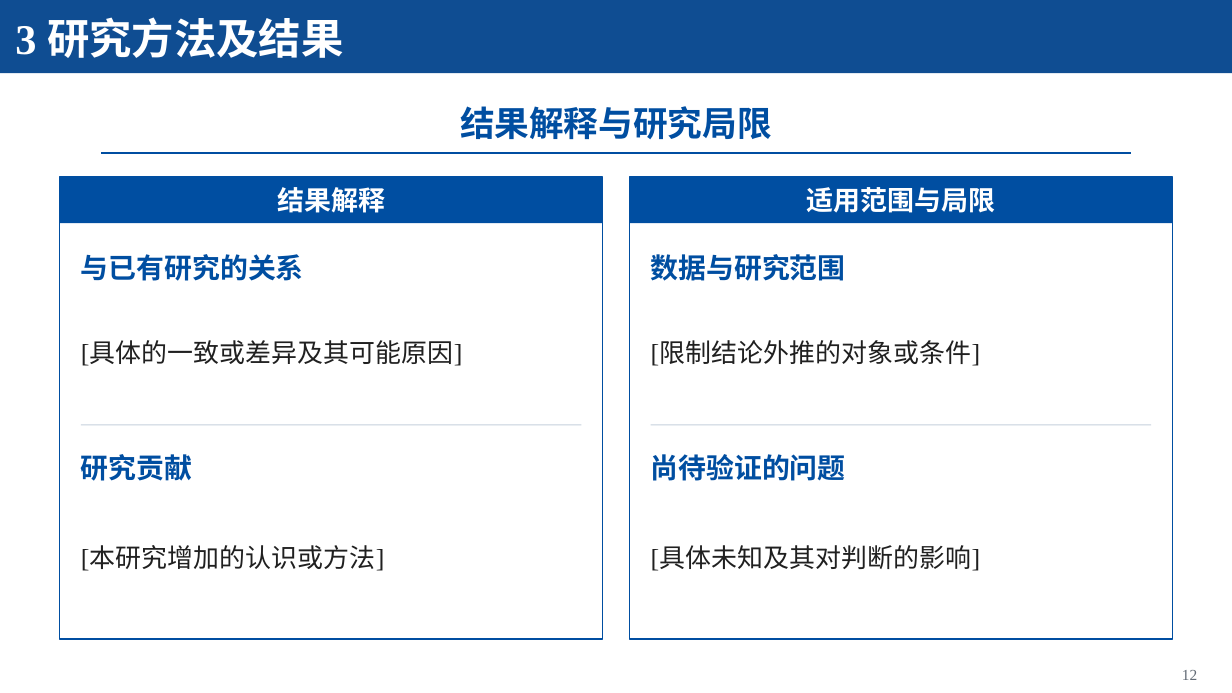
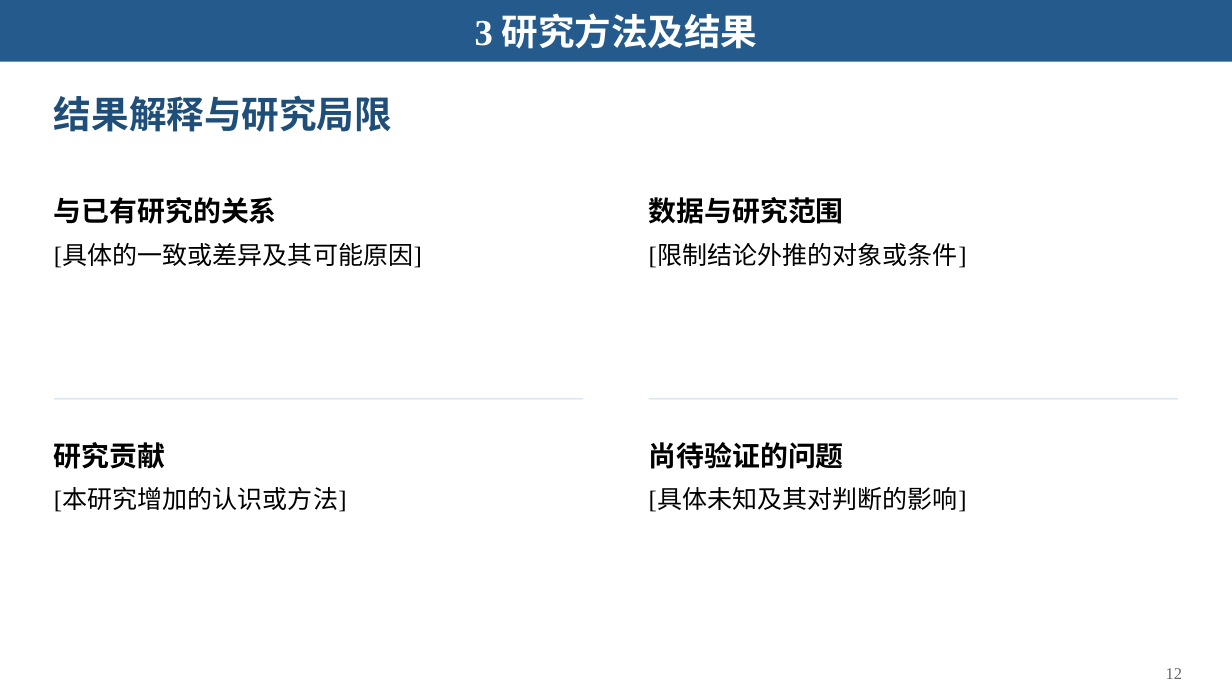
Before and after one commit to Starxy/skills, a slide deck: slide 12 of skills/ppt-craft/assets/academic-blue-template.pptx. Drawn at 1232x693 pixels with LibreOffice and Linux fonts; fonts in the diff are those of the drawing. Boxes give left, top, right and bottom in pixels: in the first picture for what was removed or moved away, otherwise in the second. Text is boxed around its words. In the diff, an @@ line names an element or a change of style, - is before the commit and + after.

```diff
--- a/skills/ppt-craft/assets/academic-blue-template.pptx
+++ b/skills/ppt-craft/assets/academic-blue-template.pptx
@@ rectangle: place and size @@
-rectangle at (0, 0, 1232, 73)
+rectangle at (0, 0, 1232, 62)
@@ rectangle at (0, 0, 1232, 62): fill #0F4D92 to #245A8C @@
@@ text "3 研究方法及结果": place and size @@
-text "3 研究方法及结果" at (15, 17, 343, 58)
+text "3 研究方法及结果" at (475, 13, 758, 49)
@@ text "3 研究方法及结果" at (475, 13, 758, 49): size 33 to 28.5 pt; alignment left to centre @@
@@ title "结果解释与研究局限": place and size @@
-title "结果解释与研究局限" at (460, 106, 772, 139)
+title "结果解释与研究局限" at (54, 95, 392, 132)
@@ title "结果解释与研究局限" at (54, 95, 392, 132): size 27 to 29.2 pt, text colour #004EA1 to #1F4E79; alignment centre to left @@
@@ rectangle removed at (60, 177, 604, 640) @@
@@ rectangle removed at (60, 177, 604, 224) @@
@@ rectangle removed at (101, 152, 1131, 154) @@
@@ rectangle removed at (629, 177, 1173, 640) @@
@@ rectangle removed at (629, 177, 1173, 224) @@
@@ text colour #004EA1 to #000000; line spacing 1 to 1.15; vertical alignment middle to top in 4 elements at (649, 442, 844, 469), (54, 442, 165, 469), (649, 197, 844, 224), (54, 197, 277, 224) @@
@@ text "与已有研究的关系": place and size @@
-text "与已有研究的关系" at (81, 254, 304, 281)
+text "与已有研究的关系" at (54, 197, 277, 224)
@@ text removed at (277, 187, 385, 213) @@
-结果解释
@@ text "数据与研究范围": place and size @@
-text "数据与研究范围" at (651, 254, 846, 281)
+text "数据与研究范围" at (649, 197, 844, 224)
@@ text removed at (807, 187, 996, 213) @@
-适用范围与局限
@@ size 20.2 to 19.5 pt, text colour #202020 to #000000; line spacing 1 to 1.15; vertical alignment middle to top in 4 elements at (649, 488, 967, 512), (54, 488, 347, 512), (649, 244, 967, 268), (54, 244, 422, 268) @@
@@ text "[具体的一致或差异及其可能原因]": place and size @@
-text "[具体的一致或差异及其可能原因]" at (81, 342, 463, 366)
+text "[具体的一致或差异及其可能原因]" at (54, 244, 422, 268)
@@ text "[限制结论外推的对象或条件]": place and size @@
-text "[限制结论外推的对象或条件]" at (651, 342, 981, 366)
+text "[限制结论外推的对象或条件]" at (649, 244, 967, 268)
@@ rectangle at (54, 398, 583, 399): fill #C5D0DC to #C9D9E8 @@
@@ rectangle: place and size @@
-rectangle at (81, 424, 582, 425)
+rectangle at (54, 398, 583, 399)
@@ rectangle: place and size @@
-rectangle at (651, 424, 1152, 425)
+rectangle at (649, 398, 1178, 399)
@@ rectangle at (649, 398, 1178, 399): fill #C5D0DC to #C9D9E8 @@
@@ text "研究贡献": place and size @@
-text "研究贡献" at (81, 454, 192, 481)
+text "研究贡献" at (54, 442, 165, 469)
@@ text "尚待验证的问题": place and size @@
-text "尚待验证的问题" at (651, 454, 846, 481)
+text "尚待验证的问题" at (649, 442, 844, 469)
@@ text "[本研究增加的认识或方法]": place and size @@
-text "[本研究增加的认识或方法]" at (81, 547, 385, 571)
+text "[本研究增加的认识或方法]" at (54, 488, 347, 512)
@@ text "[具体未知及其对判断的影响]": place and size @@
-text "[具体未知及其对判断的影响]" at (651, 547, 981, 571)
+text "[具体未知及其对判断的影响]" at (649, 488, 967, 512)
@@ text "12" at (1166, 668, 1182, 679): size 12 to 12.8 pt, text colour #626B75 to #666666; line spacing 1 to 1.15; vertical alignment middle to top @@
```
Also in this commit, not shown: 14 other slides changed, 1 slide added, 1 slide removed, 5 other files.
